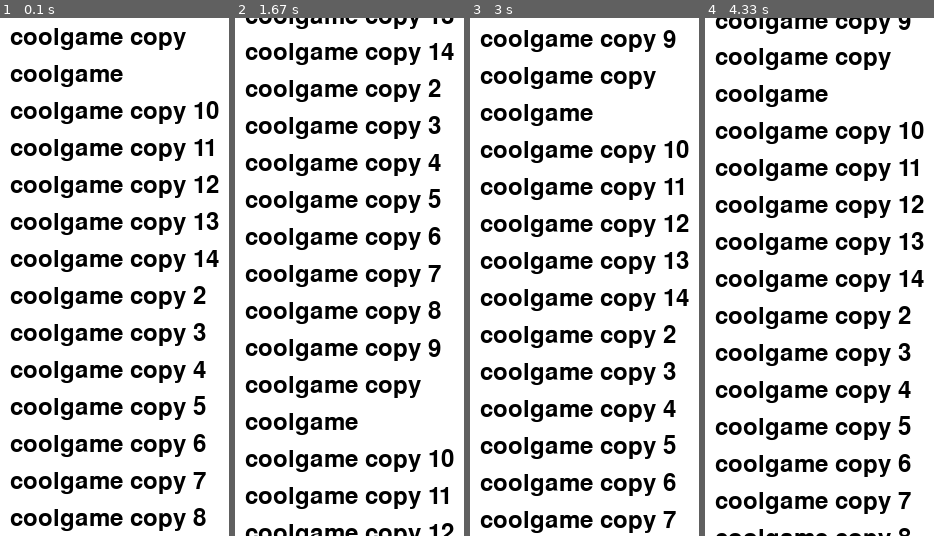
Above: before the commit, frames 1-4 (left to right).
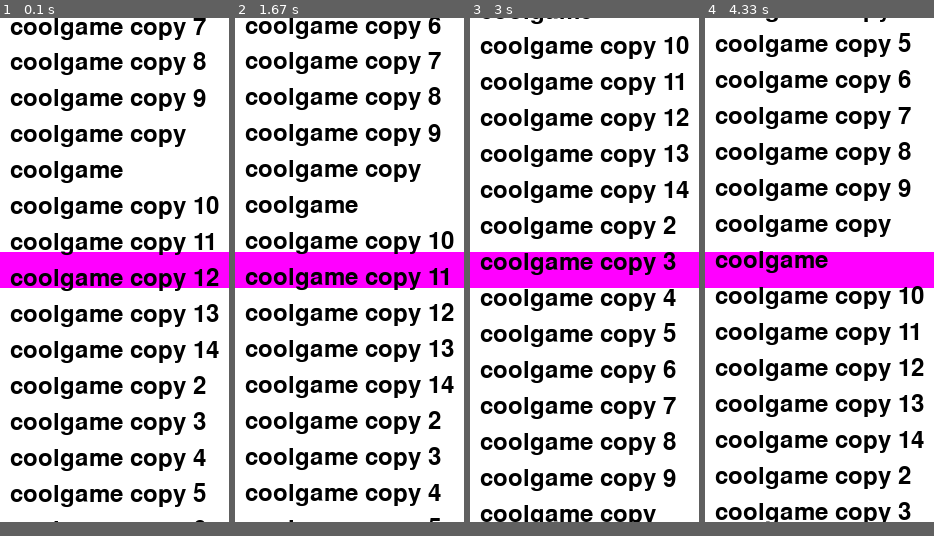
Above: after the commit, the same moments.

Repository: NanoMars/mini-pygame-collection
Game: pygame game, started from main.py
Two runs of this game, one before a commit and one after it. Both use one fixed random seed, a clock stepped at 60 frames per second and the inputs below.
Inputs:
- Up to frame 1 (0.1 s): no input
- Up to frame 2 (1.67 s): no input
- Up to frame 3 (3 s): no input
- Up to frame 4 (4.33 s): no input
In our replay, the window is 229x518 before the commit and 229x504 after it. These sizes can differ from the game's own. Grey fills any space a smaller window leaves; there, only what the larger window draws over its background counts as a difference.

The runs differ from the first frame. In frame 1, 41% of the frame differs, in the area x 0-100%, y 0-100%; in frame 2, 27%; in frame 3, 26%; in frame 4, 42%.

Commit message:
wheel now finding the centermost game, and printing it in the console once it is slow enough

Diff:
--- a/main.py
+++ b/main.py
@@ -5,41 +5,45 @@
 # Colours
 BACKGROUND = (255, 255, 255)
 
+FONT_SIZE = 36
+
 # Game Setup
 FPS = 60
 fps_clock = pygame.time.Clock()
 
 pygame.display.set_caption('My Game!')
-font = pygame.font.Font(None, 36)
-
+font = pygame.font.Font(None, FONT_SIZE)
 
 
 class Label:
-    def __init__ (self, filename):
+    def __init__(self, filename):
         self.color = (0, 0, 0)
-
         if filename.endswith(".py"):
-            modified_filename = filename[:-3]
-        self.text = modified_filename
+            self.text = filename[:-3]
+        else:
+            self.text = filename
         self.rendered_text = font.render(self.text, True, self.color)
 
     def draw(self, screen, position):
         screen.blit(self.rendered_text, position)
+
 
 max_width = 0
 games_folder = 'Games'
 games_list = []
 labels = []
 
-if not os.path.exists(games_folder): # make the games folder if it doesn't exist
-  os.makedirs(games_folder)
+if not os.path.exists(games_folder):  # make the games folder if it doesn't exist
+    os.makedirs(games_folder)
 
-for filename in os.listdir(games_folder): # get all the games in the games folder
+for filename in os.listdir(games_folder):  # get all the games in the games folder
     games_list.append(filename)
     labels.append(Label(filename))
 
     if filename.endswith(".py"):
         modified_filename = filename[:-3]
+    else:
+        modified_filename = filename
 
     rendered_text = font.render(modified_filename, True, (0, 0, 0))
     text_width = rendered_text.get_width()
@@ -48,41 +52,56 @@
     if text_width > max_width:
         max_width = text_width
 
-TEXT_SPACING = 37
-
 SCREEN_WIDTH = max_width + 20
-SCREEN_HEIGHT = ((len(labels) - 1) * TEXT_SPACING)
+SCREEN_HEIGHT = ((len(labels) - 1) * FONT_SIZE)
 
 SCREEN = pygame.display.set_mode((SCREEN_WIDTH, SCREEN_HEIGHT))
 
-list_velocity = 20
-list_position = 0
+list_velocity = 7.5
+list_position = random.random() * SCREEN_HEIGHT
 
-# The main function that controls the game
-  # The main game loop
+RECT_HEIGHT = FONT_SIZE
+RECT_WIDTH = SCREEN_WIDTH
+RECT_COLOR = (255, 0, 255)
+
+rect_x = 0
+rect_y = (SCREEN_HEIGHT - RECT_HEIGHT) // 2
+
+centered_rect = pygame.Rect(rect_x, rect_y, RECT_WIDTH, RECT_HEIGHT)
+
 running = True
-while running :
+while running:
     # Get inputs
-    for event in pygame.event.get() :
-        if event.type == QUIT :
+    for event in pygame.event.get():
+        if event.type == QUIT:
             pygame.quit()
             sys.exit()
-
-    # Processing
-    # This section will be built out later
 
     # Render elements of the game
     SCREEN.fill(BACKGROUND)
 
     list_position += list_velocity
-    list_velocity = list_velocity * 0.995
+    list_velocity = list_velocity * 0.996
 
-    for label in labels:
-        label_y_pos = (((labels.index(label) * TEXT_SPACING) + list_position) % (SCREEN_HEIGHT + 37)) - 37
-        if label_y_pos > SCREEN_HEIGHT:
-            # move this label to the front of the list
-            print("label off screen")
+    pygame.draw.rect(SCREEN, RECT_COLOR, centered_rect)
+
+    min_distance = float('inf')
+    closest_label = None
+
+    for index, label in enumerate(labels):
+        label_y_pos = (((index * FONT_SIZE) + list_position) % (SCREEN_HEIGHT + FONT_SIZE)) - FONT_SIZE
         label.draw(SCREEN, (10, label_y_pos))
+
+        center_y = (SCREEN_HEIGHT / 2)
+        distance = abs(label_y_pos - center_y)
+
+        if distance < min_distance:
+            min_distance = distance
+            closest_label = label
+
+    if list_velocity < 0.1:
+        if closest_label is not None:
+            print(f"The closest label to the center is: {closest_label.text}")
 
     pygame.display.update()
     fps_clock.tick(FPS)
